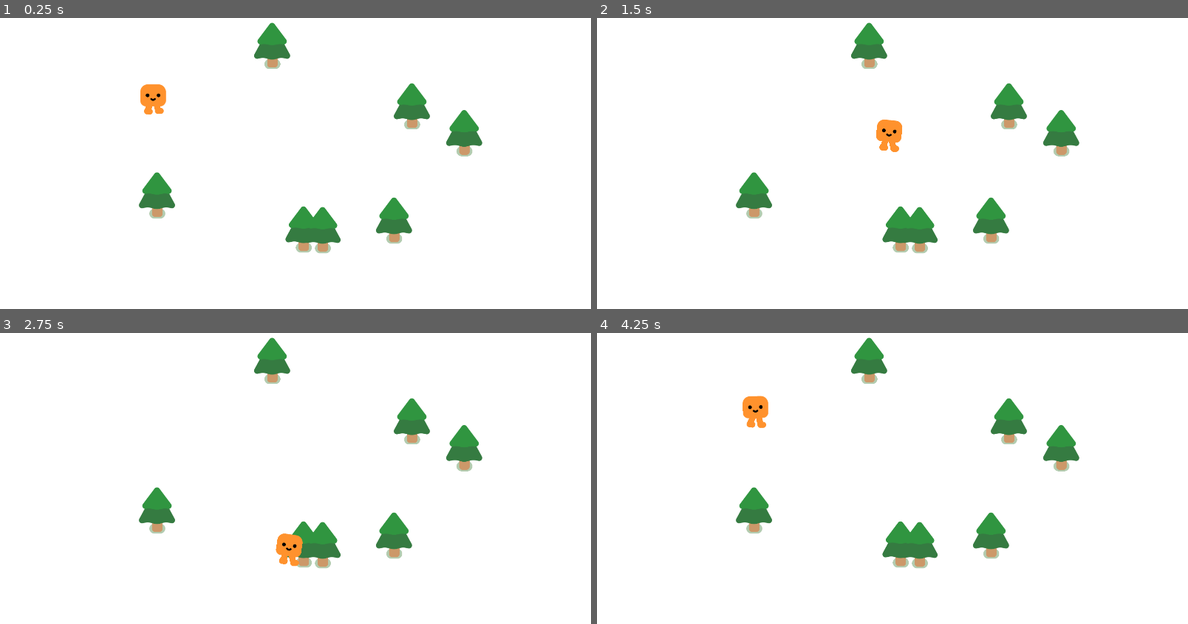
Above: before the commit, frames 1-4 (two rows, left to right).
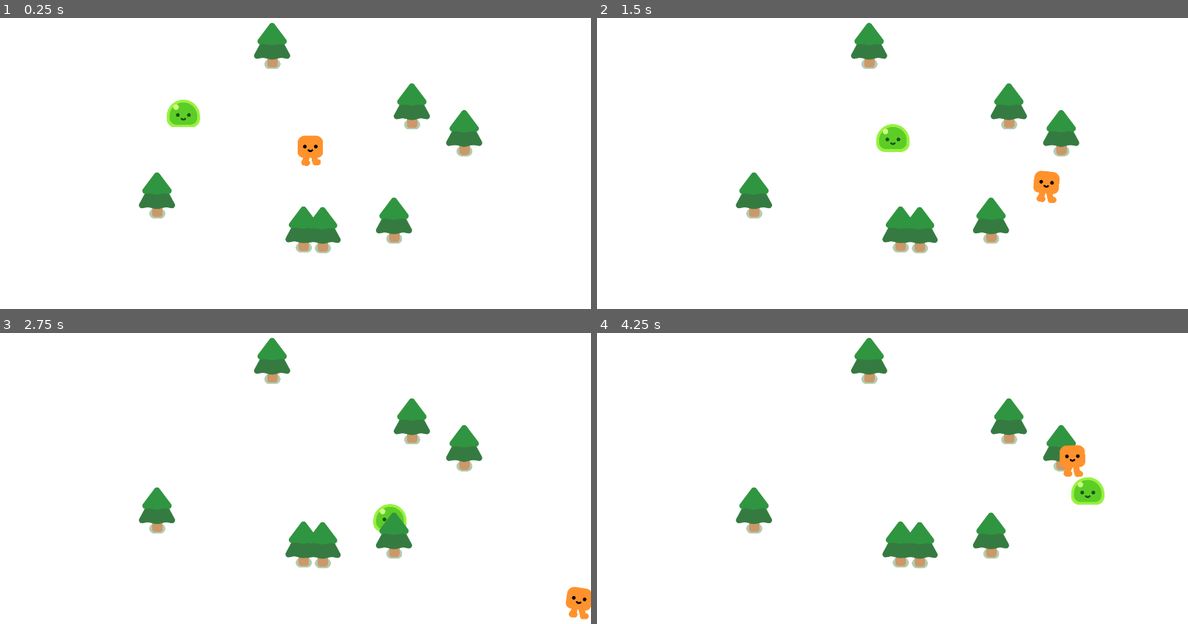
Above: after the commit, the same moments.

Repository: NaimSdn/GQQuestProject
Game: Godot game, scene res://survivors_game.tscn
Same seed, same stepped clock (60 frames per second), same inputs: the game is played once before the commit and once after it.
Inputs:
- Up to frame 1 (0.25 s): no input
- Up to frame 2 (1.5 s): hold D (move_right) 0.53-1.28 s; hold S (move_down) from 1.28 s (still down)
- Up to frame 3 (2.75 s): release S (move_down) at 2.03 s; hold D (move_right) from 2.03 s (still down)
- Up to frame 4 (4.25 s): release D (move_right) at 2.78 s; hold W (move_up) 2.78-3.53 s; hold A (move_left) from 3.53 s (still down)

The runs differ from the first frame. In frame 1, 1.2% of the frame differs, in the area x 23-55%, y 22-51%; in frame 2, 0.9%; in frame 3, 1.1%; in frame 4, 1.3%, in the area x 24-86%, y 21-59%.

Commit message:
Adding moving mob following the player

Diff:
--- /dev/null
+++ b/mob.gd
@@ -0,0 +1,8 @@
+extends CharacterBody2D
+
+@onready var player = get_node("/root/Game/Player")
+
+func _physics_process(delta) -> void:
+	var direction = global_position.direction_to(player.global_position)
+	velocity = direction * 300.0
+	move_and_slide()
--- /dev/null
+++ b/mob.tscn
@@ -0,0 +1,17 @@
+[gd_scene load_steps=4 format=3 uid="uid://dato6weny6xaw"]
+
+[ext_resource type="Script" path="res://mob.gd" id="1_2wf4r"]
+[ext_resource type="PackedScene" uid="uid://ogik4s70pgwl" path="res://characters/slime/slime.tscn" id="1_1117r"]
+
+[sub_resource type="CircleShape2D" id="CircleShape2D_bth6u"]
+radius = 49.0408
+
+[node name="Mob" type="CharacterBody2D"]
+platform_floor_layers = 0
+script = ExtResource("1_2wf4r")
+
+[node name="Slime" parent="." instance=ExtResource("1_1117r")]
+
+[node name="CollisionShape2D" type="CollisionShape2D" parent="."]
+position = Vector2(0, -27)
+shape = SubResource("CircleShape2D_bth6u")
--- a/player.gd
+++ b/player.gd
@@ -1,7 +1,7 @@
 extends CharacterBody2D
 
 
-func _physics_process(delta):
+func _physics_process(delta) -> void:
 	var direction = Input.get_vector("move_left","move_right","move_up","move_down")
 	velocity = direction * 600
 	move_and_slide()
--- a/player.tscn
+++ b/player.tscn
@@ -7,6 +7,7 @@
 radius = 30.0
 
 [node name="Player" type="CharacterBody2D"]
+platform_floor_layers = 0
 script = ExtResource("1_l63e0")
 
 [node name="HappyBoo" parent="." instance=ExtResource("1_n561h")]
--- a/survivors_game.tscn
+++ b/survivors_game.tscn
@@ -1,7 +1,8 @@
-[gd_scene load_steps=3 format=3 uid="uid://ddhecw52kr6br"]
+[gd_scene load_steps=4 format=3 uid="uid://ddhecw52kr6br"]
 
 [ext_resource type="PackedScene" uid="uid://iwl3fyiw2kei" path="res://player.tscn" id="1_xipfl"]
 [ext_resource type="PackedScene" uid="uid://ceahdmfh0vou5" path="res://pine_tree.tscn" id="2_kww4e"]
+[ext_resource type="PackedScene" uid="uid://dato6weny6xaw" path="res://mob.tscn" id="3_63ut6"]
 
 [node name="Game" type="Node2D"]
 y_sort_enabled = true
@@ -11,7 +12,10 @@
 offset_bottom = 1080.0
 
 [node name="Player" parent="." instance=ExtResource("1_xipfl")]
-position = Vector2(499, 384)
+position = Vector2(1010, 551)
+
+[node name="Mob" parent="." instance=ExtResource("3_63ut6")]
+position = Vector2(524, 402)
 
 [node name="PineTree" parent="." instance=ExtResource("2_kww4e")]
 position = Vector2(510, 714)
